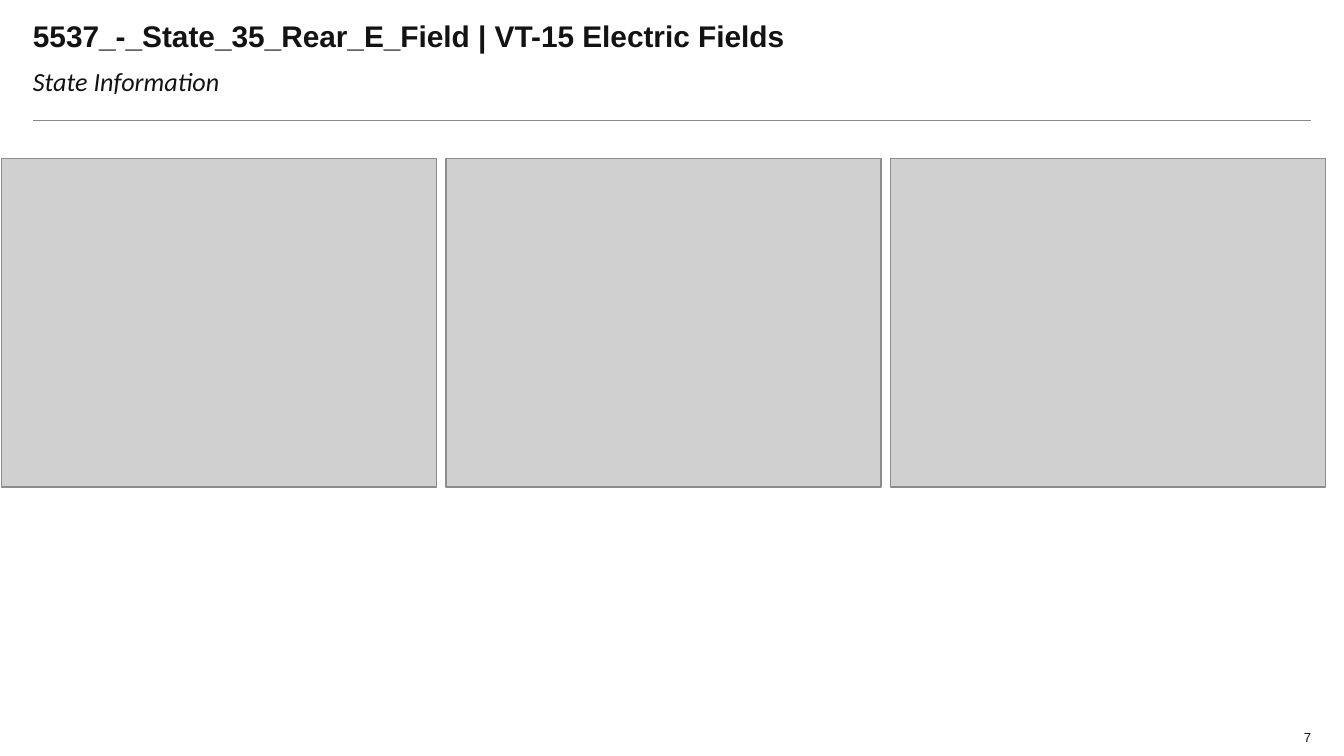
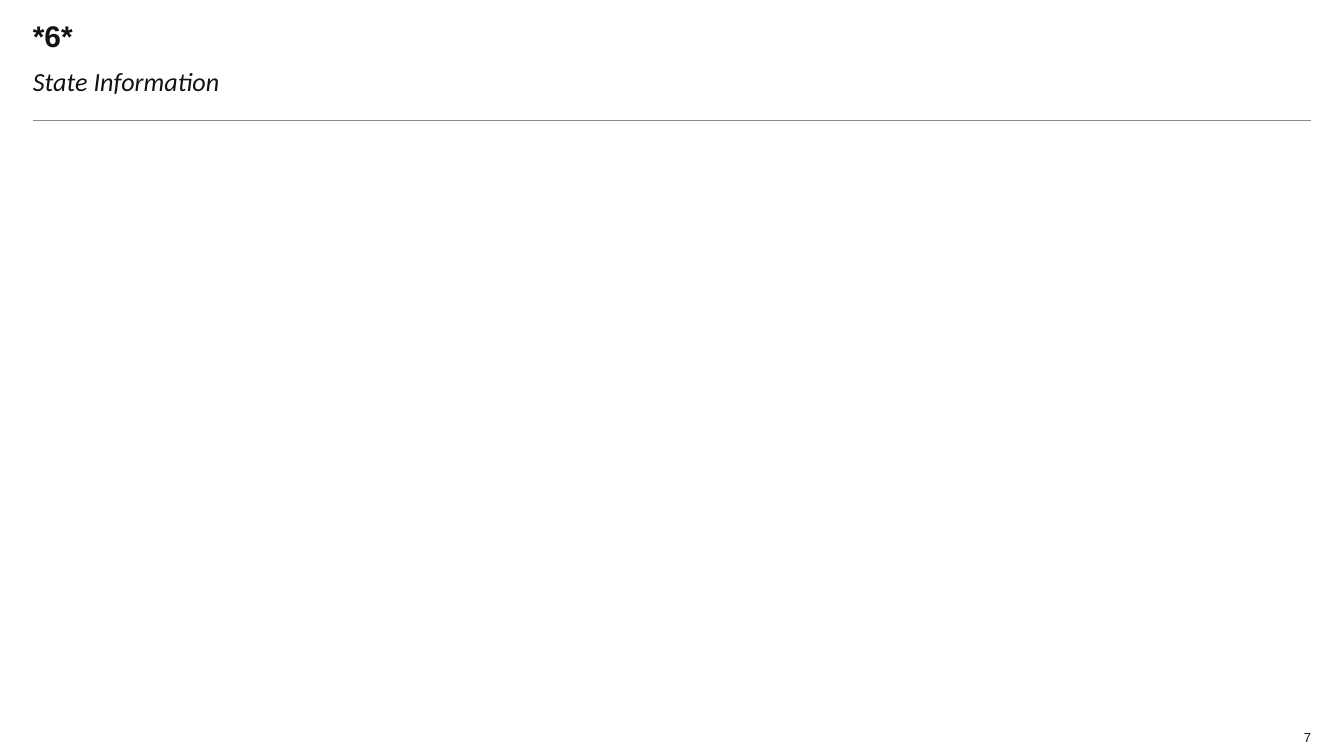
Before and after one commit to Laurapaws/graphGrabber, a slide deck: slide 7 of newDeck.pptx. Drawn at 1344x756 pixels with LibreOffice and Linux fonts; fonts in the diff are those of the drawing; grey boxes stand for pictures; background and template pictures are left out. Boxes give left, top, right and bottom in pixels: in the first picture for what was removed or moved away, otherwise in the second. Text is boxed around its words. In the diff, an @@ line names an element or a change of style, - is before the commit and + after.

```diff
--- a/newDeck.pptx
+++ b/newDeck.pptx
@@ title at (x1=33, y1=26, x2=73, y2=48): text changed @@
-5537_-_State_35_Rear_E_Field | VT-15 Electric Fields
+*6*
@@ picture removed at (x1=1, y1=159, x2=437, y2=487) @@
@@ picture removed at (x1=446, y1=159, x2=882, y2=487) @@
@@ picture removed at (x1=890, y1=159, x2=1325, y2=487) @@
```
Also in this commit, not shown: 8 other slides changed, 1 other file.
